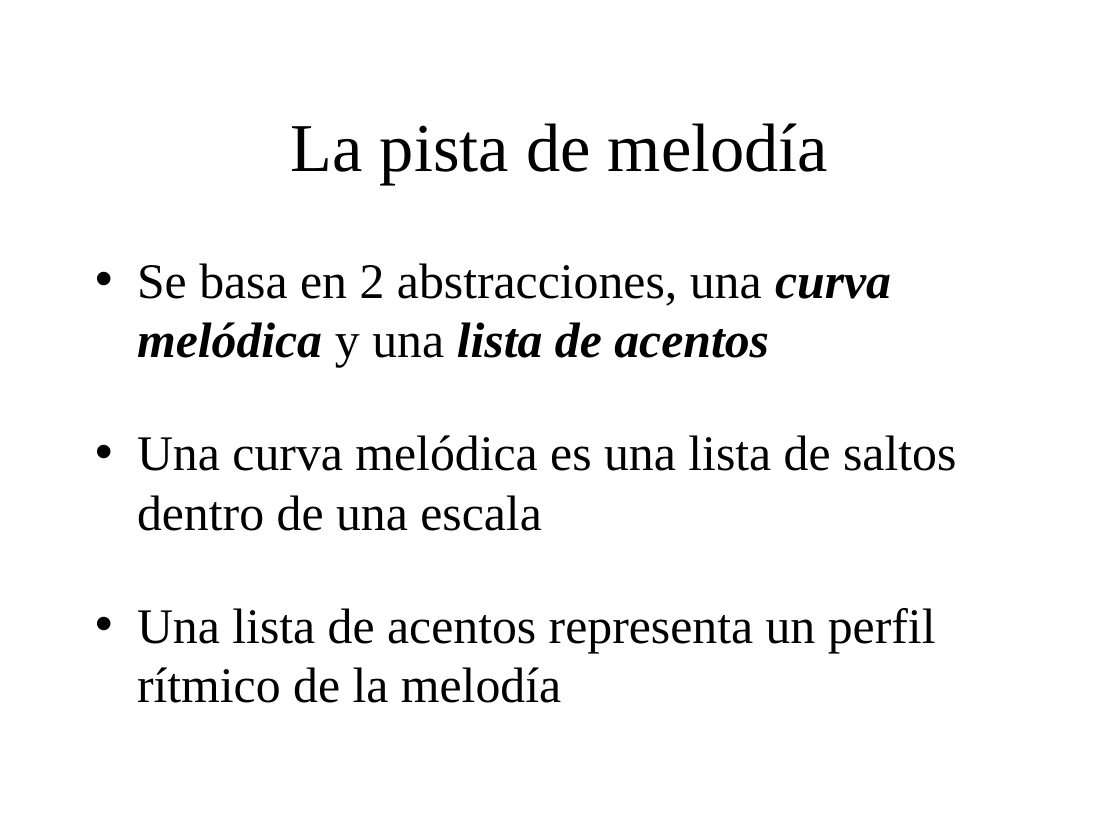
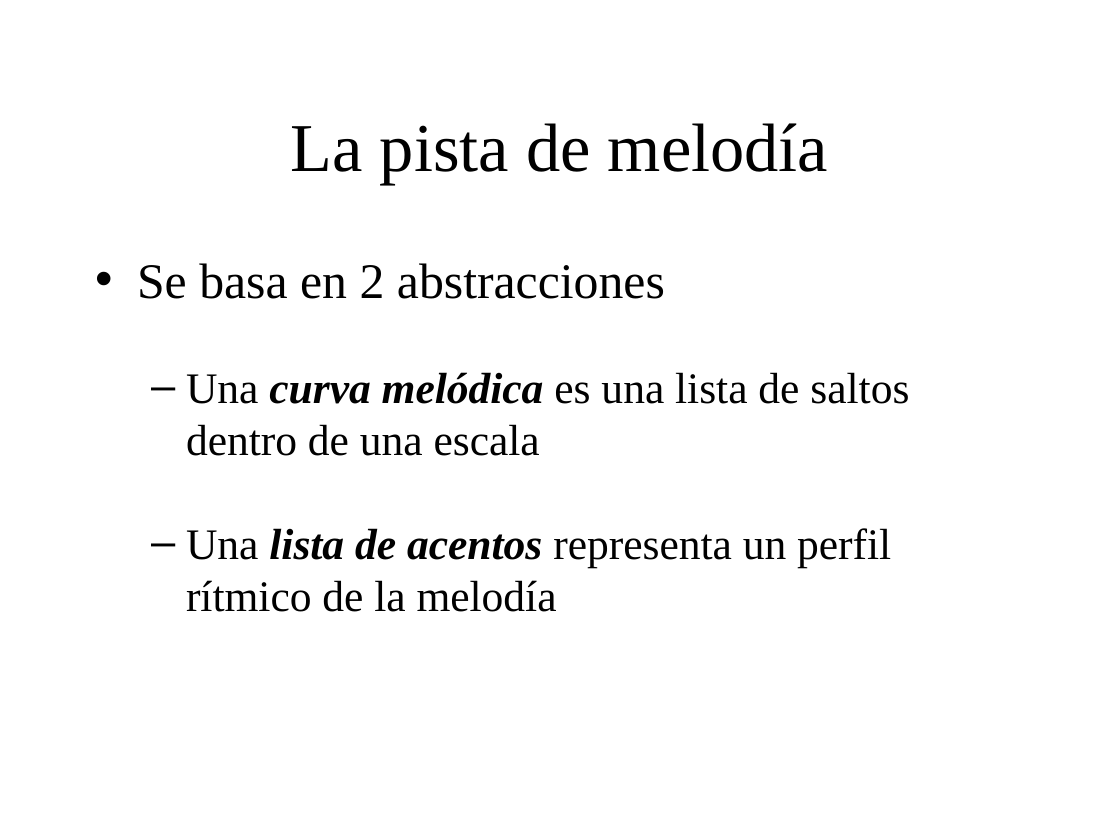
Before and after one commit to BackupTheBerlios/genaro, a slide deck: slide 27 of Documentos/MemoriaSSII/presentacion_proyecto.ppt (slide 22 before the commit). Drawn at 1120x840 pixels with LibreOffice and Linux fonts; fonts in the diff are those of the drawing; background and template pictures are left out. Boxes give left, top, right and bottom in pixels: in the first picture for what was removed or moved away, otherwise in the second. Text is boxed around its words. In the diff, an @@ line names an element or a change of style, - is before the commit and + after.

```diff
--- a/Documentos/MemoriaSSII/presentacion_proyecto.ppt
+++ b/Documentos/MemoriaSSII/presentacion_proyecto.ppt
@@ text at [137,263,665,299]: text changed @@
-• Se basa en 2 abstracciones, una curva melódica y una lista de acentos
+• Se basa en 2 abstracciones
@@ text at [186,372,909,612]: size 32 to 28 pt in "Una curva melódica es una lista de ...", "Una lista de acentos representa un perfil ..."; bold on, italic on in "curva melódica", "lista de acentos"; bullet • to –; list level 1 to 2 in "Una curva melódica es una ..."; list level 1 to 2 in "Una lista de acentos representa ..." @@
```
Also in this commit, not shown: 19 other slides changed, 10 slides added, 1 slide removed.
